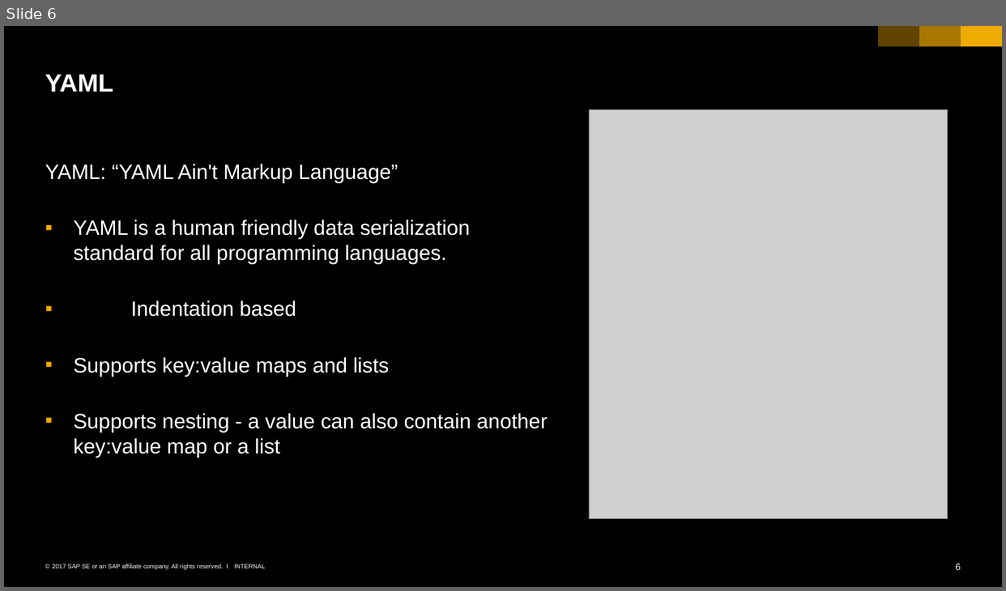
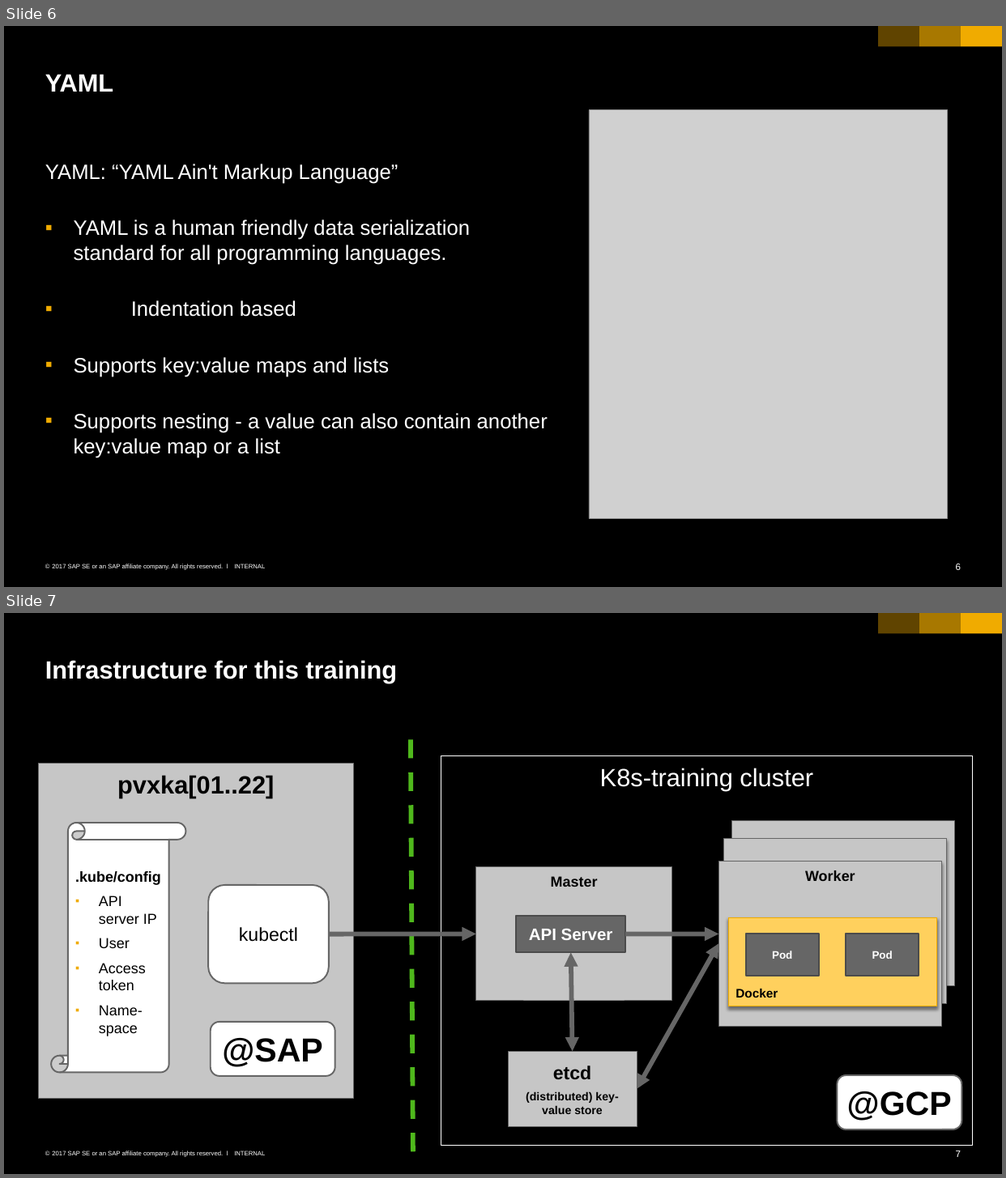
Before and after one commit to cuijiyao01/docker-k8s-training, a slide deck: kubernetes/01_k8s_core_components.pptx. Shown one above the other, each under a label of ours: slide 6 before the commit, slides 6 and 7 after it. The pictures are 1006x591 and 1006x1178 pixels, drawn with LibreOffice and Linux fonts; fonts in the diff are those of the drawing; grey boxes stand for pictures. Boxes give left, top, right and bottom in pixels: in the first picture for what was removed or moved away, otherwise in the second. Text is boxed around its words. In the diff, an @@ line names an element or a change of style, - is before the commit and + after.

Commit message:
+ infrastruktur & big picture
added infrastructure description
added description for the application we will build during exercises

```diff
--- a/kubernetes/01_k8s_core_components.pptx
+++ b/kubernetes/01_k8s_core_components.pptx
@@ slide 7 added at (x1=4, y1=613, x2=1002, y2=1174), background #000000; not listed: 6 template elements that a slide beside it also shows @@
@@ title added at (x1=45, y1=660, x2=397, y2=683), 24 pt, text #FFFFFF, bold @@
+Infrastructure for this training
@@ line added from (410, 739) to (413, 1163), #4FB81C 4.5 pt dashed @@
@@ rectangle added at (x1=441, y1=756, x2=973, y2=1146), outline #FFFFFF 0.75 pt, 24 pt, text #FFFFFF @@
+K8s-training cluster
@@ rectangle added at (x1=38, y1=764, x2=354, y2=1097), fill #C6C6C6, outline #666666 0.79 pt, 24 pt, text #000000, bold @@
+pvxka[01..22]
@@ vertical scroll added at (x1=51, y1=823, x2=185, y2=1072), fill #FFFFFF, outline #666666 1.5 pt, 14 pt, text #000000 @@
+.kube/config
+▪ API server IP
+▪ User
+▪ Access token
+▪ Name-space
@@ rectangle added at (x1=731, y1=821, x2=954, y2=986), fill #C6C6C6, outline #666666 0.79 pt @@
@@ rectangle added at (x1=723, y1=839, x2=946, y2=1003), fill #C6C6C6, outline #666666 0.79 pt @@
@@ rectangle added at (x1=476, y1=867, x2=672, y2=1001), fill #C6C6C6, outline #666666 0.79 pt, 14 pt, text #000000, bold @@
+Master
@@ rectangle added at (x1=718, y1=862, x2=941, y2=1026), fill #C6C6C6, outline #666666 0.79 pt, 14 pt, text #000000, bold @@
+Worker
@@ rounded rectangle added at (x1=208, y1=885, x2=329, y2=983), fill #FFFFFF, outline #666666 1.5 pt, 18 pt, text #000000 @@
+kubectl
@@ rectangle added at (x1=516, y1=915, x2=625, y2=952), fill #666666, outline #4B4B4B 1.5 pt, 16 pt, text #FFFFFF, bold @@
+API Server
@@ rectangle added at (x1=728, y1=918, x2=937, y2=1007), fill #FFD05D, outline #F0AB00 0.79 pt, 12 pt, text #000000, bold @@
+Docker
@@ arrow added from (329, 934) to (476, 934), #666666 4.5 pt @@
@@ double arrow added from (571, 952) to (572, 1051), #666666 4.5 pt @@
@@ arrow added from (625, 934) to (718, 934), #666666 4.5 pt @@
@@ double arrow added from (637, 1088) to (718, 943), #666666 4.5 pt @@
@@ rectangle added at (x1=745, y1=934, x2=818, y2=976), fill #666666, outline #4B4B4B 1.5 pt, 10.5 pt, text #FFFFFF, bold @@
+Pod
@@ rectangle added at (x1=846, y1=934, x2=918, y2=976), fill #666666, outline #4B4B4B 1.5 pt, 10.5 pt, text #FFFFFF, bold @@
+Pod
@@ rounded rectangle added at (x1=211, y1=1021, x2=335, y2=1076), fill #FFFFFF, outline #666666 1.5 pt, 32 pt, text #000000, bold @@
+@SAP
@@ rectangle added at (x1=508, y1=1051, x2=636, y2=1127), fill #C6C6C6, outline #666666 0.79 pt, 11 pt, text #000000, bold @@
+etcd
+(distributed) key-value store
@@ rounded rectangle added at (x1=837, y1=1076, x2=961, y2=1129), fill #FFFFFF, outline #666666 1.5 pt, 32 pt, text #000000, bold @@
+@GCP
```
Also in this commit, not shown: 1 other slide added, 1 other file.
